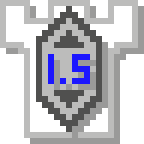
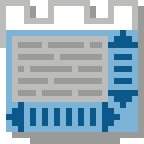
The second 144 x 144 image is a revision of the first. Changes to its layers:
added layer "Layer #11" above "TCastleScrollView" over [6, 30, 144, 138]
renamed "Layer #12" to "TCastleFloatSlider", hid it over [36, 6, 108, 138]
